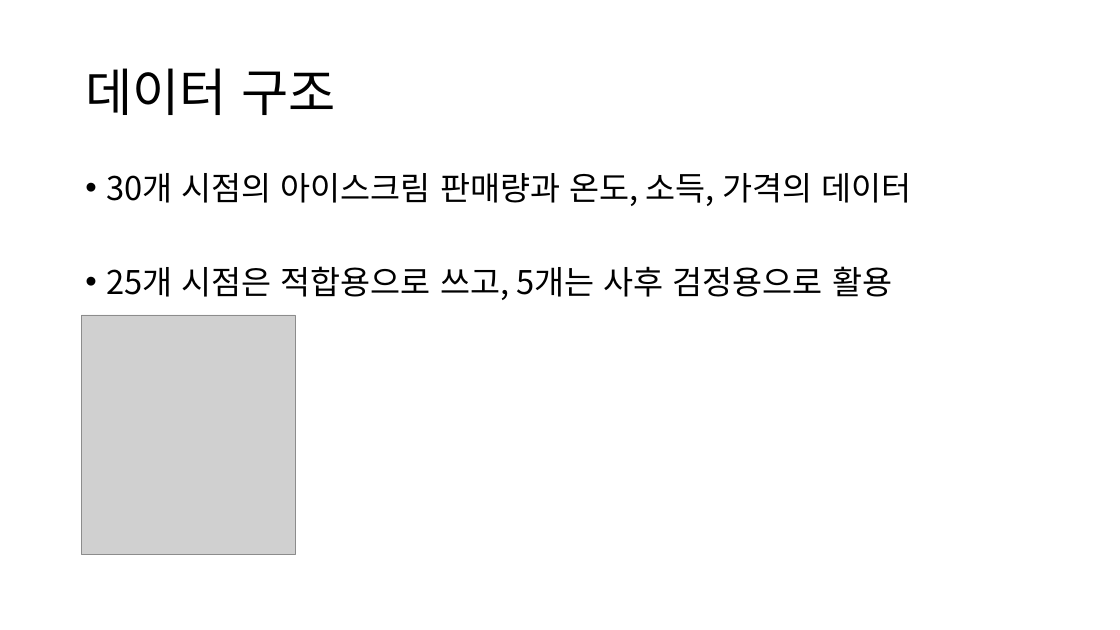
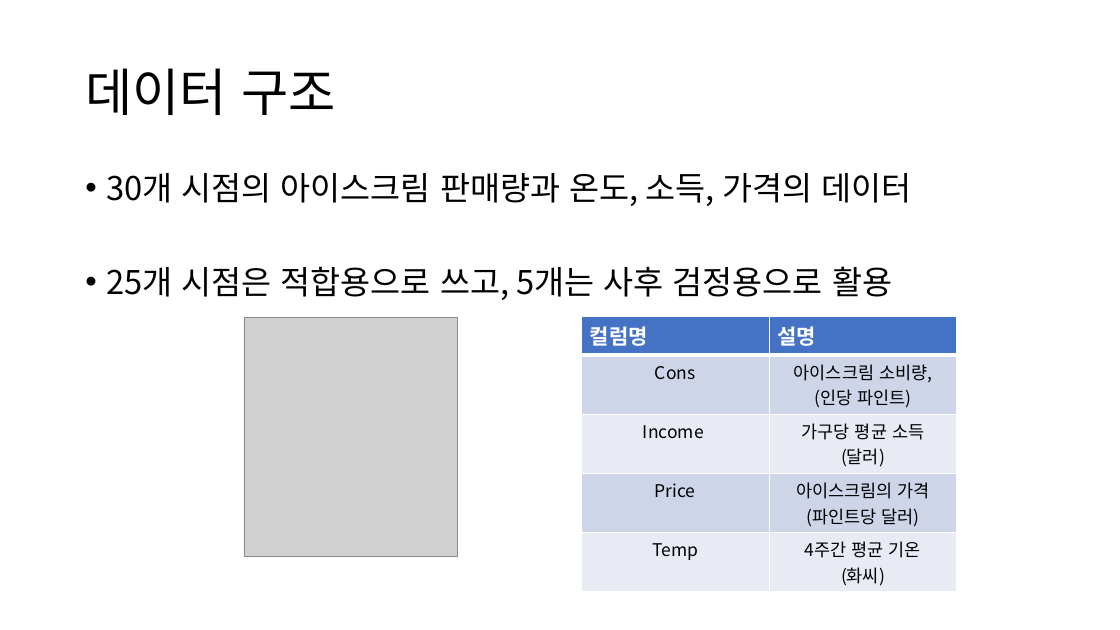
Before and after one commit to neverland251/MainProject, a slide deck: slide 5 of Project/DataMining/ARIMAX_Project/아이스크림 판매량 예측/아이스크림을 왜 먹을까.pptx. Drawn at 1120x630 pixels with LibreOffice and Linux fonts; fonts in the diff are those of the drawing; grey boxes stand for pictures. Boxes give left, top, right and bottom in pixels: in the first picture for what was removed or moved away, otherwise in the second. Text is boxed around its words. In the diff, an @@ line names an element or a change of style, - is before the commit and + after.

```diff
--- a/Project/DataMining/ARIMAX_Project/아이스크림 판매량 예측/아이스크림을 왜 먹을까.pptx
+++ b/Project/DataMining/ARIMAX_Project/아이스크림 판매량 예측/아이스크림을 왜 먹을까.pptx
@@ picture: place and size @@
-picture at [82,315,295,555]
+picture at [245,317,458,556]
@@ table added at [581,316,958,590], 5 rows, 2 columns @@
+컬럼명 | 설명
+Cons | 아이스크림 소비량,(인당 파인트)
+Income | 가구당 평균 소득 / (달러)
+Price | 아이스크림의 가격 / (파인트당 달러)
+Temp | 4주간 평균 기온 / (화씨)
```
Also in this commit, not shown: 16 other slides changed, 1 other file.
